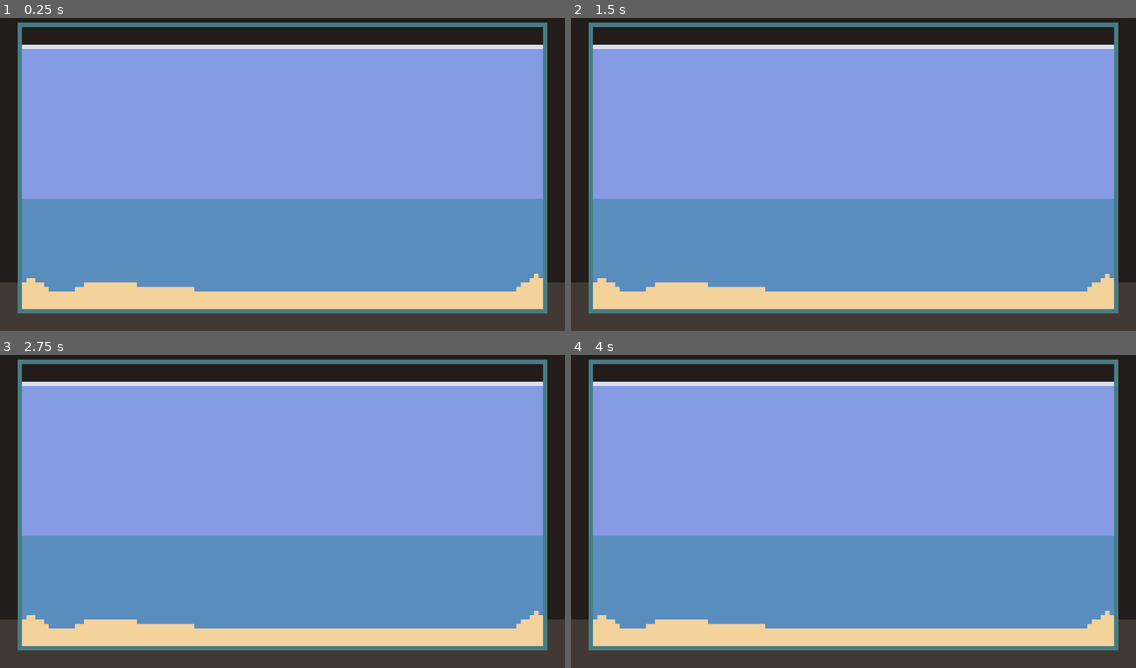
Above: before the commit, frames 1-4 (two rows, left to right).
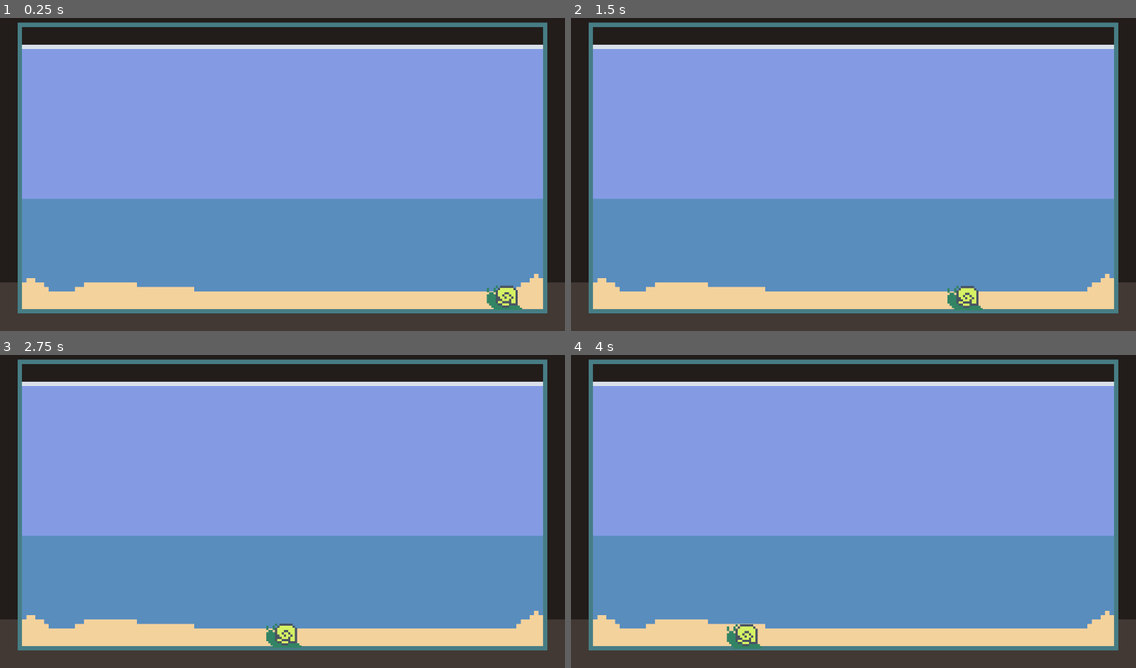
Above: after the commit, the same moments.

Repository: adrientremblay/ld56
Game: Godot game, scene res://scenes/game_screen.tscn
The game is run twice, just before and just after one commit, with the same random seed, the same clock (stepped at 60 frames per second) and the same inputs.
Inputs:
- Up to frame 1 (0.25 s): no input
- Up to frame 2 (1.5 s): no input
- Up to frame 3 (2.75 s): no input
- Up to frame 4 (4 s): no input

The runs differ from the first frame. In frame 1, 0.4% of the frame differs, in the area x 86-93%, y 85-94%; in frame 2, 0.4%; in frame 3, 0.4%; in frame 4, 0.4%.

Commit message:
basic snail

Diff:
--- a/scenes/game_screen.tscn
+++ b/scenes/game_screen.tscn
@@ -1,6 +1,13 @@
-[gd_scene load_steps=2 format=3 uid="uid://bafqsokbf17by"]
+[gd_scene load_steps=4 format=3 uid="uid://bafqsokbf17by"]
 
 [ext_resource type="Texture2D" uid="uid://cyd001a7skpcg" path="res://assets/art/aquarium.png" id="1_sqbh1"]
+[ext_resource type="PackedScene" uid="uid://bv7787vivgr0t" path="res://scenes/land_creature.tscn" id="2_nfyws"]
+
+[sub_resource type="NavigationPolygon" id="NavigationPolygon_w865j"]
+vertices = PackedVector2Array(176, 621, 175, 620, 305, 615, 1165, 632, 1218, 602, 1221, 659, 56, 657, 444, 635, 118, 637, 56, 610)
+polygons = Array[PackedInt32Array]([PackedInt32Array(0, 1, 2), PackedInt32Array(3, 4, 5), PackedInt32Array(3, 5, 6, 7), PackedInt32Array(0, 2, 7, 6, 8), PackedInt32Array(8, 6, 9)])
+outlines = Array[PackedVector2Array]([PackedVector2Array(47, 595, 46, 667, 1232, 670, 1228, 586, 1162, 622, 445, 625, 306, 605, 173, 611, 119, 626)])
+source_geometry_group_name = &"navigation_polygon_source_group"
 
 [node name="GameScreen" type="Node2D"]
 
@@ -8,3 +15,9 @@
 position = Vector2(640, 360)
 scale = Vector2(10, 10)
 texture = ExtResource("1_sqbh1")
+
+[node name="NavigationRegion2D" type="NavigationRegion2D" parent="."]
+navigation_polygon = SubResource("NavigationPolygon_w865j")
+
+[node name="Node2D" parent="NavigationRegion2D" instance=ExtResource("2_nfyws")]
+position = Vector2(1189, 625)
--- /dev/null
+++ b/scenes/land_creature.tscn
@@ -0,0 +1,20 @@
+[gd_scene load_steps=4 format=3 uid="uid://bv7787vivgr0t"]
+
+[ext_resource type="Texture2D" uid="uid://cxjlc3drjj8sk" path="res://assets/art/snail.png" id="1_ovnut"]
+[ext_resource type="Script" path="res://scripts/land_creature.gd" id="1_x0mip"]
+
+[sub_resource type="CircleShape2D" id="CircleShape2D_71wsm"]
+radius = 34.0147
+
+[node name="LandCreature" type="CharacterBody2D"]
+script = ExtResource("1_x0mip")
+
+[node name="CollisionShape2D" type="CollisionShape2D" parent="."]
+position = Vector2(0, 10)
+shape = SubResource("CircleShape2D_71wsm")
+
+[node name="Sprite2D" type="Sprite2D" parent="."]
+scale = Vector2(5, 5)
+texture = ExtResource("1_ovnut")
+
+[node name="NavigationAgent2D" type="NavigationAgent2D" parent="."]
--- /dev/null
+++ b/scripts/land_creature.gd
@@ -0,0 +1,35 @@
+extends CharacterBody2D
+
+var movement_speed: float = 200.0
+var movement_target_position: Vector2 = Vector2(60.0,180.0)
+
+@onready var navigation_agent: NavigationAgent2D = $NavigationAgent2D
+
+func _ready():
+	# These values need to be adjusted for the actor's speed
+	# and the navigation layout.
+	navigation_agent.path_desired_distance = 4.0
+	navigation_agent.target_desired_distance = 4.0
+
+	# Make sure to not await during _ready.
+	actor_setup.call_deferred()
+
+func actor_setup():
+	# Wait for the first physics frame so the NavigationServer can sync.
+	await get_tree().physics_frame
+
+	# Now that the navigation map is no longer empty, set the movement target.
+	set_movement_target(movement_target_position)
+
+func set_movement_target(movement_target: Vector2):
+	navigation_agent.target_position = movement_target
+
+func _physics_process(delta):
+	if navigation_agent.is_navigation_finished():
+		return
+
+	var current_agent_position: Vector2 = global_position
+	var next_path_position: Vector2 = navigation_agent.get_next_path_position()
+
+	velocity = current_agent_position.direction_to(next_path_position) * movement_speed
+	move_and_slide()
Binary file added: assets/art/snail.png
Not shown, added: assets/art/snail.png.import
